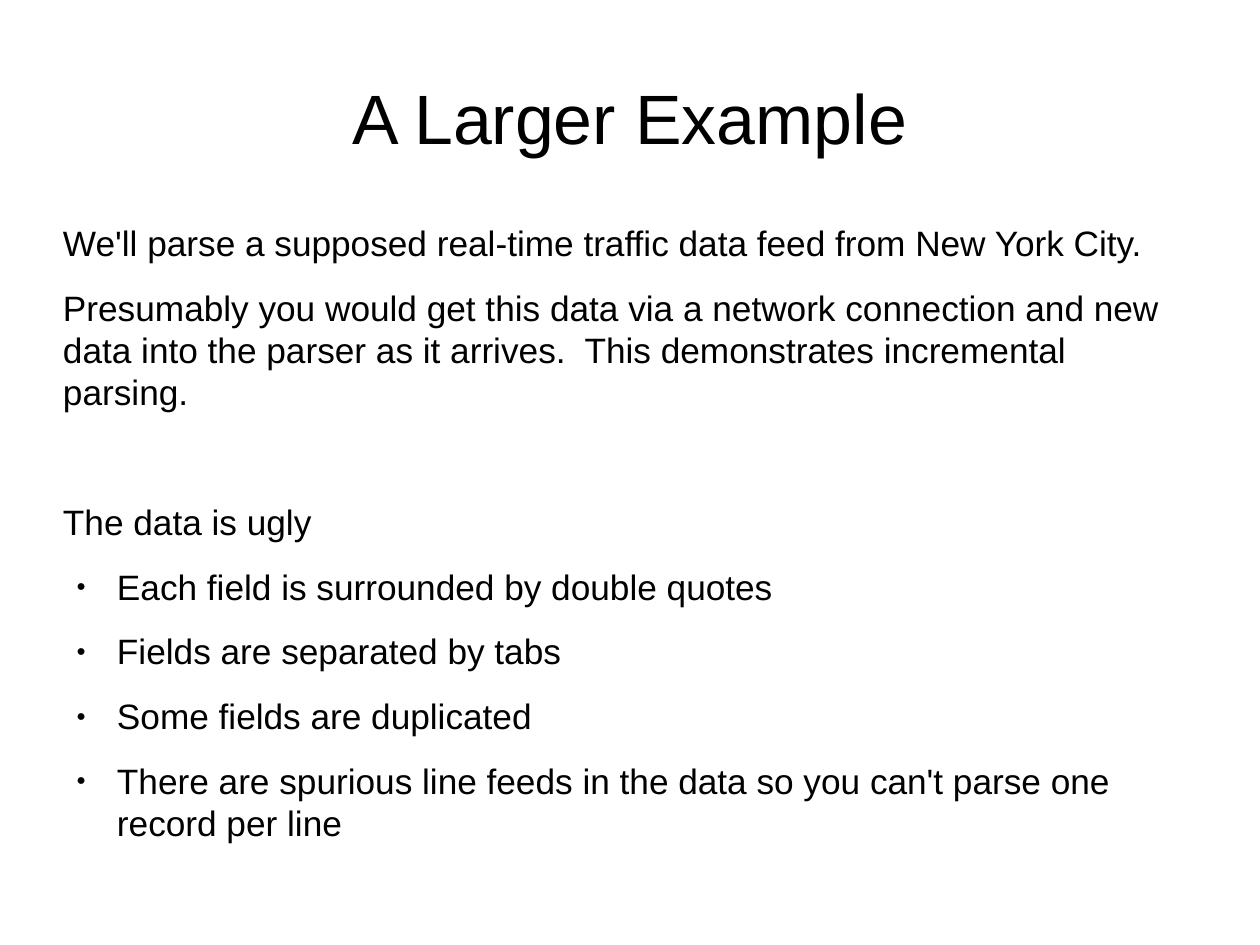
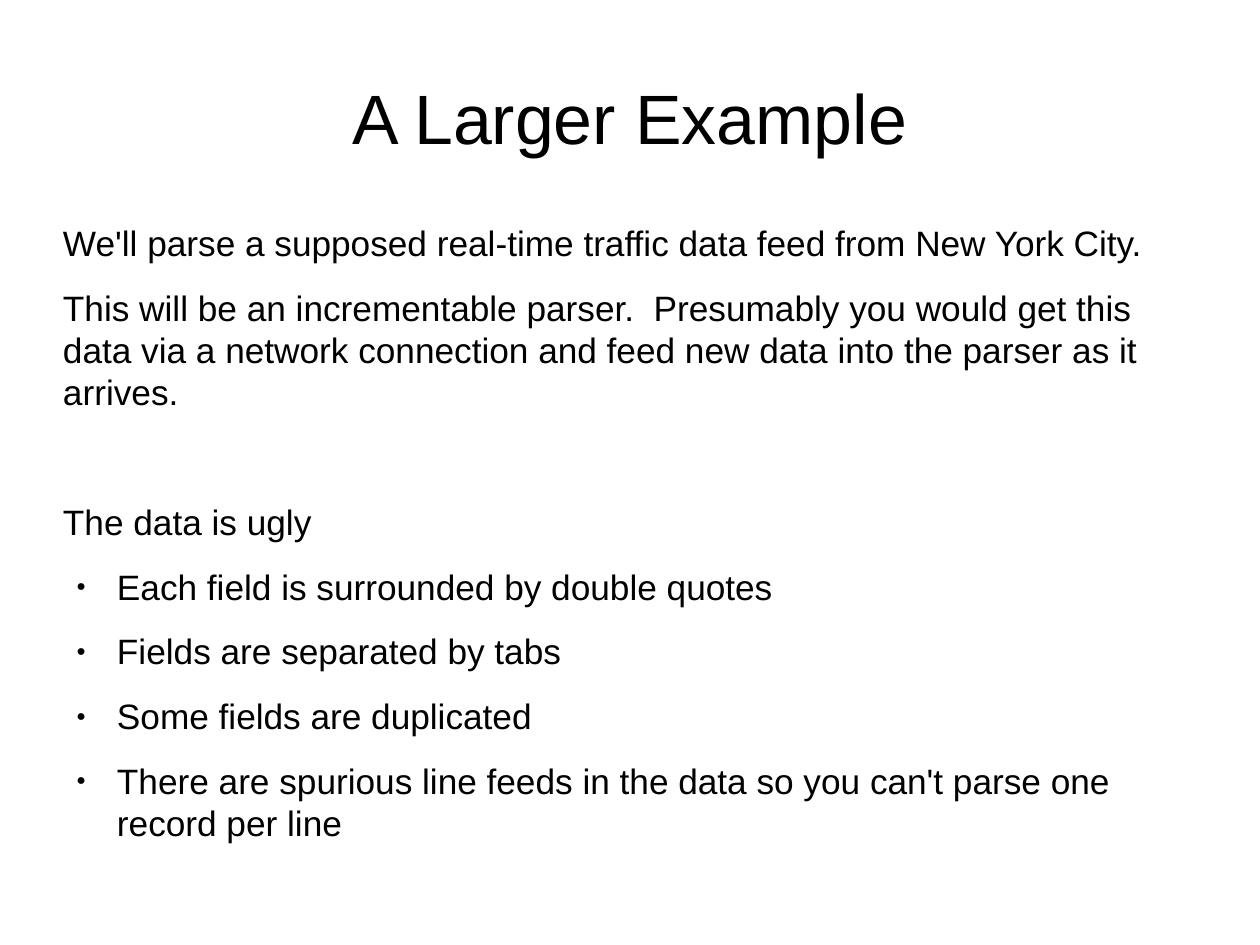
Before and after one commit to marcsaegesser/AttoparsecPresentation, a slide deck: slide 10 of AttoparsecPresentation.odp. Drawn at 1260x945 pixels with LibreOffice and Linux fonts; fonts in the diff are those of the drawing. Boxes give left, top, right and bottom in pixels: in the first picture for what was removed or moved away, otherwise in the second. Text is boxed around its words. In the diff, an @@ line names an element or a change of style, - is before the commit and + after.

Commit message:
Few tweaks to slides and code.

```diff
--- a/AttoparsecPresentation.odp
+++ b/AttoparsecPresentation.odp
@@ text at <box>63,295,1137,406</box>: text changed @@
-Presumably you would get this data via a network connection and new data into the parser as it arrives. This demonstrates incremental parsing.
+This will be an incrementable parser. Presumably you would get this data via a network connection and feed new data into the parser as it arrives.
```
Also in this commit, not shown: 2 other slides changed, 3 other files.
